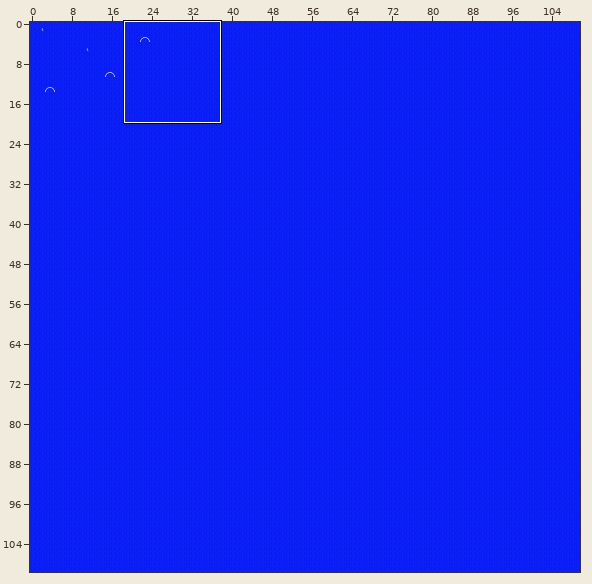
Level history. Tiled map: core/assets/katsu/ld48/maps/map.tmx. Above, an overview of the earlier version with the close-up marked.
Close-up. Before the commit:
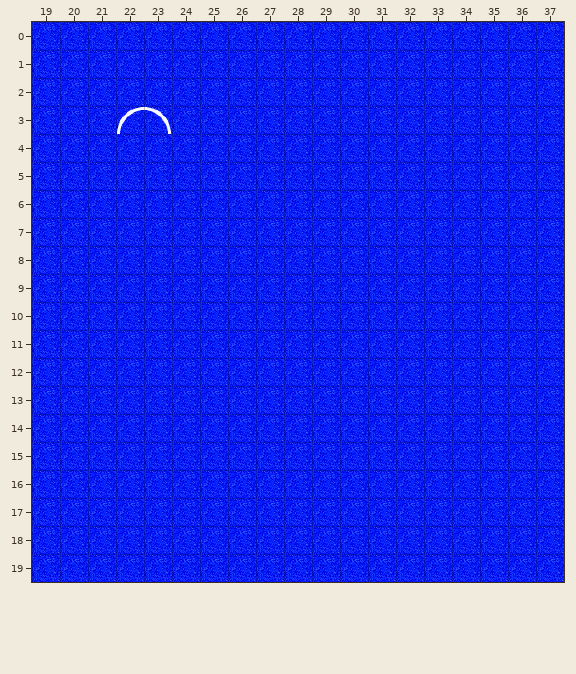
Cells are 32x32 px. Shown: x 19..37, y 0..19. The commit also changed other parts of the map, which this record leaves out. Tiles whose own drawing changed are shown in their newer look in all pictures.
And afterwards:
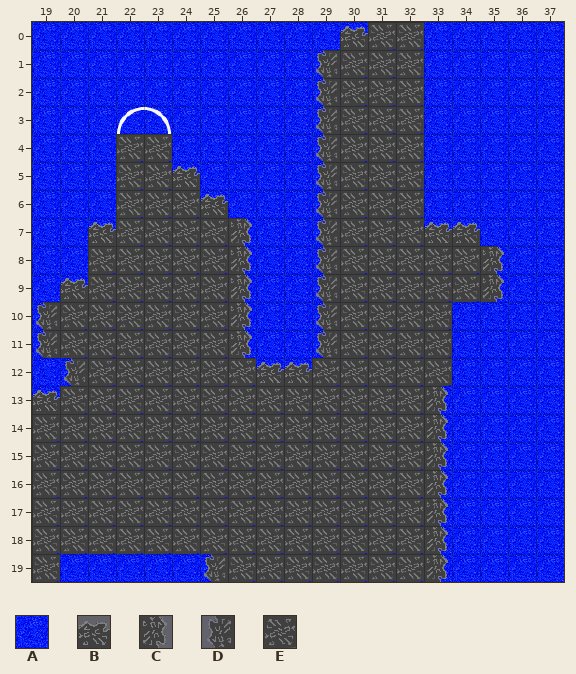
Key: from "tileset": A 0, B 64, C 65, D 67, E 96.
_ is an empty cell.
Tiles of an added or newly shown layer are drawn over the layers below it.
Changes in this commit:
Layer "background" (added):
The author put tile A in row 0 at x 30 to 32; in rows 1 to 3 at x 29 to 32; in row 4 at x 22 to 23 and 29 to 32; in row 5 at x 22 to 24 and 29 to 32; in row 6 at x 22 to 25 and 29 to 32; in row 7 at x 21 to 26 and 29 to 34.
The author put tile A in row 8 at x 21 to 26 and 29 to 35; in row 9 at x 20 to 26 and 29 to 35; in rows 10 to 11 at x 19 to 26 and 29 to 33; in row 12 at x 20 to 33; in rows 13 to 18 at x 19 to 33; in row 19 at x 19 and 25 to 33.
Layer "terrain":
Tile A becomes tile B in row 0 at x 30; in row 5 at x 24; in row 6 at x 25; in row 7 at x 21 and 33 to 34; in row 9 at x 20; in row 12 at x 27 to 28.
Tile A becomes tile B in row 13 at x 19.
Tile A becomes tile C in row 7 at x 26; in rows 8 to 9 at x 26 and 35; in rows 10 to 11 at x 26; in rows 13 to 19 at x 33.
Tile A becomes tile D in rows 1 to 9 at x 29; in rows 10 to 11 at x 19 and 29; in row 12 at x 20; in row 19 at x 25.
Tile A becomes tile E in row 0 at x 31 to 32; in rows 1 to 3 at x 30 to 32; in rows 4 to 5 at x 22 to 23 and 30 to 32; in row 6 at x 22 to 24 and 30 to 32; in row 7 at x 22 to 25 and 30 to 32; in rows 8 to 9 at x 21 to 25 and 30 to 34.
Tile A becomes tile E in rows 10 to 11 at x 20 to 25 and 30 to 33; in row 12 at x 21 to 26 and 29 to 33; in row 13 at x 20 to 32; in rows 14 to 18 at x 19 to 32; in row 19 at x 19 and 26 to 32.
